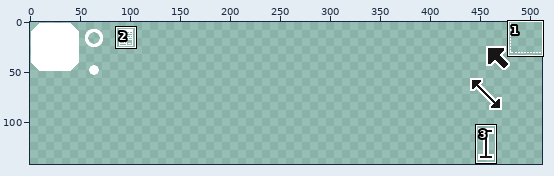
Pixel-art file -- assets/gui.aseprite. The first picture is a wide view before the edit; the outline marks the close-up.
Close-up. As it was:
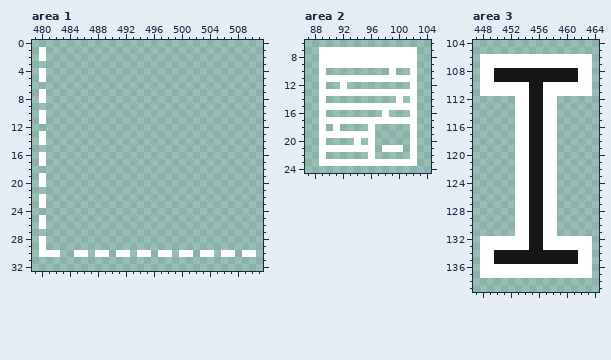
512x512 pixels, 1 frame. Shown: area 1: x 479..511, y 0..32; area 2: x 87..104, y 6..24; area 3: x 447..464, y 104..139. The old version is drawn lined up with the new one. The wide view leaves out empty margins. The commit also changed other parts of the picture, which this record leaves out.
After:
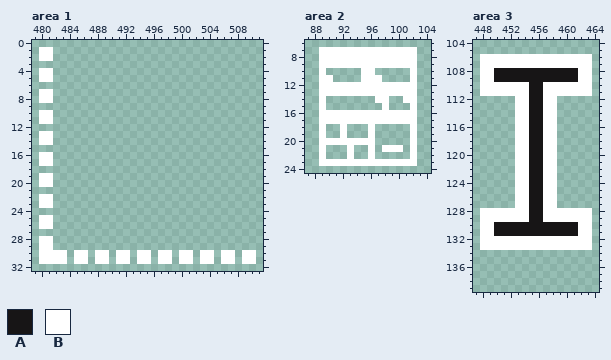
Palette (. is transparent): A #171516  B #ffffff
From old to new:
drawings rearranged on the sheet (the old picture shows each at its new place)
--- area 1
@@ x 479..511 @@
  0 .................................
- 1 .B...............................
- 2 .B...............................
+ 1 .BB..............................
+ 2 .BB..............................
  3 .................................
- 4 .B...............................
- 5 .B...............................
+ 4 .BB..............................
+ 5 .BB..............................
  6 .................................
- 7 .B...............................
- 8 .B...............................
+ 7 .BB..............................
+ 8 .BB..............................
  9 .................................
-10 .B...............................
-11 .B...............................
+10 .BB..............................
+11 .BB..............................
 12 .................................
-13 .B...............................
-14 .B...............................
+13 .BB..............................
+14 .BB..............................
 15 .................................
-16 .B...............................
-17 .B...............................
+16 .BB..............................
+17 .BB..............................
 18 .................................
-19 .B...............................
-20 .B...............................
+19 .BB..............................
+20 .BB..............................
 21 .................................
-22 .B...............................
-23 .B...............................
+22 .BB..............................
+23 .BB..............................
 24 .................................
-25 .B...............................
-26 .B...............................
+25 .BB..............................
+26 .BB..............................
 27 .................................
-28 .B...............................
-29 .B...............................
-30 .BBB..BB.BB.BB.BB.BB.BB.BB.BB.BB.
-31 .................................
+28 .BB..............................
+29 .BB..............................
+30 .BBBB.BB.BB.BB.BB.BB.BB.BB.BB.BB.
+31 .BBBB.BB.BB.BB.BB.BB.BB.BB.BB.BB.
 32 .................................
--- area 2
@@ x 87..104 @@
  9 ..BBBBBBBBBBBBBB..
-10 ..B.........B..B..
-11 ..BBBBBBBBBBBBBB..
-12 ..B..B.........B..
+10 ..B.....BB.....B..
+11 ..BB....BBB....B..
+12 ..BBBBBBBBBBBBBB..
 13 ..BBBBBBBBBBBBBB..
-14 ..B..........B.B..
-15 ..BBBBBBBBBBBBBB..
-16 ..B........B...B..
+14 ..B.......BB..BB..
+15 ..B........B...B..
+16 ..BBBBBBBBBBBBBB..
 17 ..BBBBBBBBBBBBBB..
-18 ..B.B....B.....B..
-19 ..BBBBBBBB.....B..
-20 ..B....B.B.....B..
-21 ..BBBBBBBB.BBB.B..
-22 ..B......B.....B..
+18 ..B..B...B.....B..
+19 ..B..B...B.....B..
+20 ..BBBBBBBB.....B..
+21 ..B...B..B.BBB.B..
+22 ..B...B..B.....B..
 23 ..BBBBBBBBBBBBBB..
--- area 3
@@ x 447..464 @@
 127 ......BBAABB......
-128 ......BBAABB......
-129 ......BBAABB......
-130 ......BBAABB......
-131 ......BBAABB......
-132 .BBBBBBBAABBBBBBB.
-133 .BBBBBBBAABBBBBBB.
-134 .BBAAAAAAAAAAAABB.
-135 .BBAAAAAAAAAAAABB.
-136 .BBBBBBBBBBBBBBBB.
-137 .BBBBBBBBBBBBBBBB.
+128 .BBBBBBBAABBBBBBB.
+129 .BBBBBBBAABBBBBBB.
+130 .BBAAAAAAAAAAAABB.
+131 .BBAAAAAAAAAAAABB.
+132 .BBBBBBBBBBBBBBBB.
+133 .BBBBBBBBBBBBBBBB.
+134 ..................
+135 ..................
+136 ..................
+137 ..................
 138 ..................
